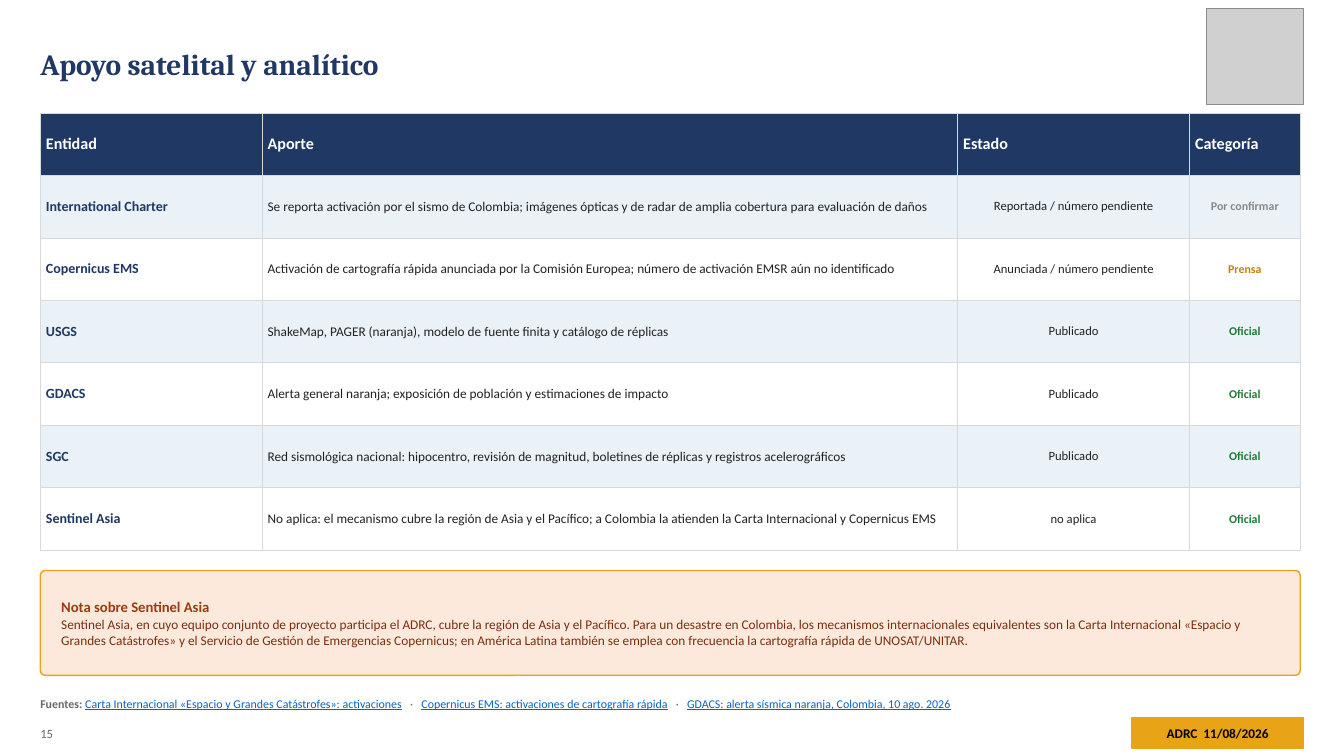
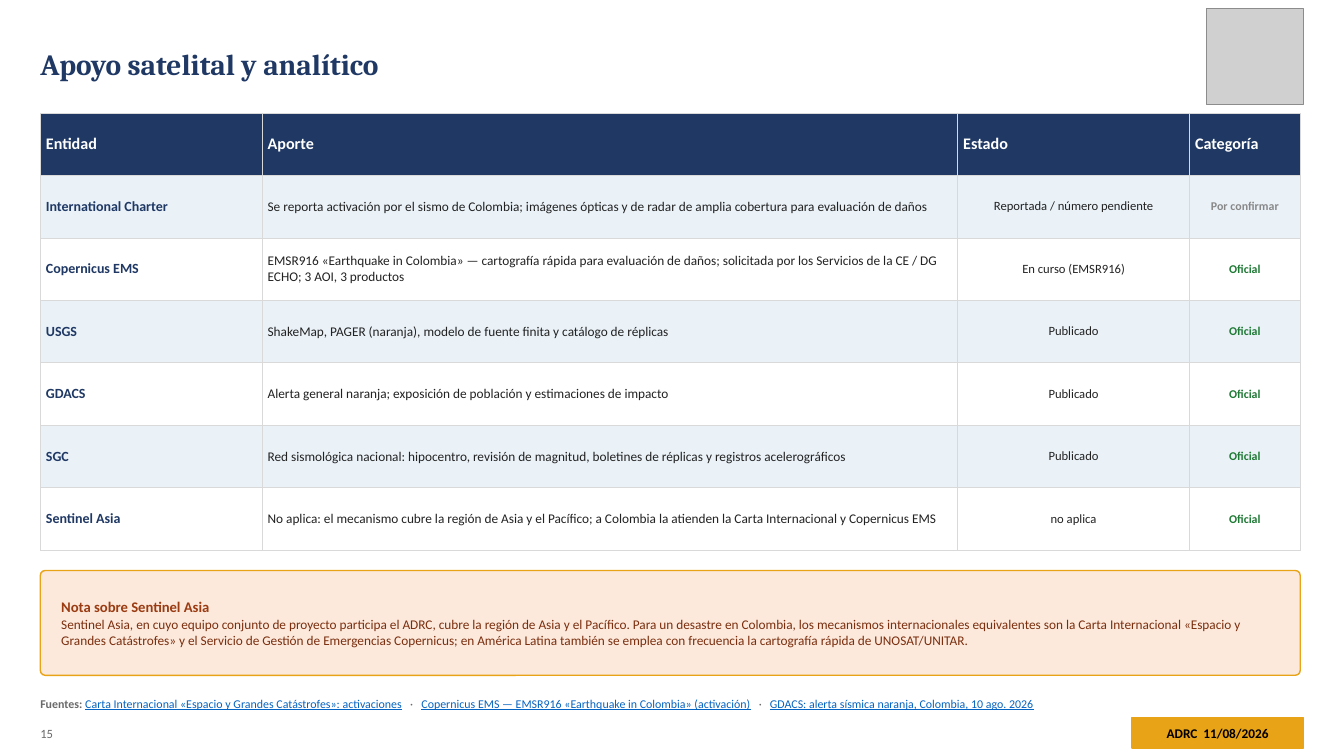
Before and after one commit to kochobi-max/whatsmap, a slide deck: slide 15 of reports/colombia_eq_20260810/output/ADRC_EQ_COL_Choco_20260810_ES.pptx. Drawn at 1344x756 pixels with LibreOffice and Linux fonts; fonts in the diff are those of the drawing; grey boxes stand for pictures. Boxes give left, top, right and bottom in pixels: in the first picture for what was removed or moved away, otherwise in the second. Text is boxed around its words. In the diff, an @@ line names an element or a change of style, - is before the commit and + after.

```diff
--- a/reports/colombia_eq_20260810/output/ADRC_EQ_COL_Choco_20260810_ES.pptx
+++ b/reports/colombia_eq_20260810/output/ADRC_EQ_COL_Choco_20260810_ES.pptx
@@ table at <box>40,113,1301,530</box> @@
-row 3: Copernicus EMS | Activación de cartografía rápida anunciada por la Comisión Europea; número de activación EMSR aún no identificado | Anunciada / número pendiente | Prensa
+row 3: Copernicus EMS | EMSR916 «Earthquake in Colombia» — cartografía rápida para evaluación de daños; solicitada por los Servicios de la CE / DG ECHO; 3 AOI, 3 productos | En curso (EMSR916) | Oficial
@@ text at <box>40,699,1033,710</box>: text changed @@
-Fuentes: Carta Internacional «Espacio y Grandes Catástrofes»: activaciones · Copernicus EMS: activaciones de cartografía rápida · GDACS: alerta sísmica naranja, Colombia, 10 ago. 2026
+Fuentes: Carta Internacional «Espacio y Grandes Catástrofes»: activaciones · Copernicus EMS — EMSR916 «Earthquake in Colombia» (activación) · GDACS: alerta sísmica naranja, Colombia, 10 ago. 2026
```
Also in this commit, not shown: 3 other slides changed, 7 other files.
